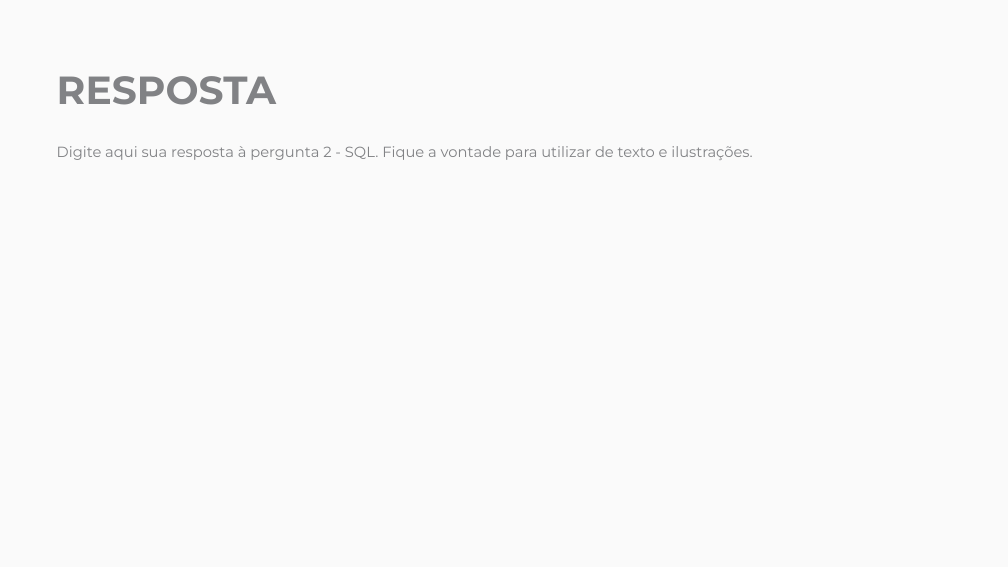
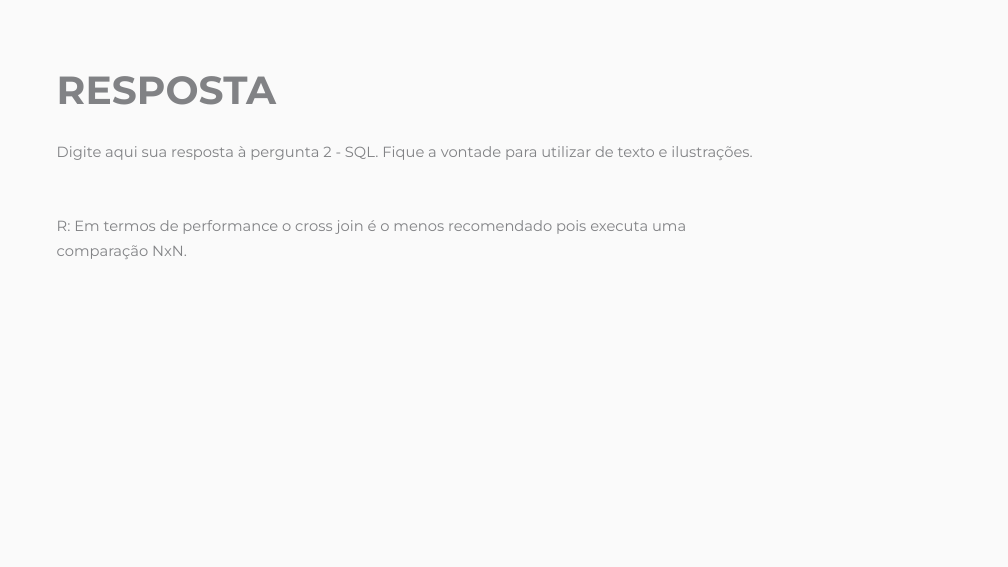
Before and after one commit to RCristiano/eleflow, a slide deck: slide 7 of raw/Processo Seletivo - Engenheiro de Dados - Eleflow.pptx. Drawn at 1008x567 pixels with LibreOffice and Linux fonts; fonts in the diff are those of the drawing; background and template pictures are left out. Boxes give left, top, right and bottom in pixels: in the first picture for what was removed or moved away, otherwise in the second. Text is boxed around its words. In the diff, an @@ line names an element or a change of style, - is before the commit and + after.

```diff
--- a/raw/Processo Seletivo - Engenheiro de Dados - Eleflow.pptx
+++ b/raw/Processo Seletivo - Engenheiro de Dados - Eleflow.pptx
@@ text at [57, 220, 686, 259]: paragraph added @@
+R: Em termos de performance o cross join é o menos recomendado pois executa uma comparação NxN.
```
Also in this commit, not shown: 9 other slides changed, 1 other file.
